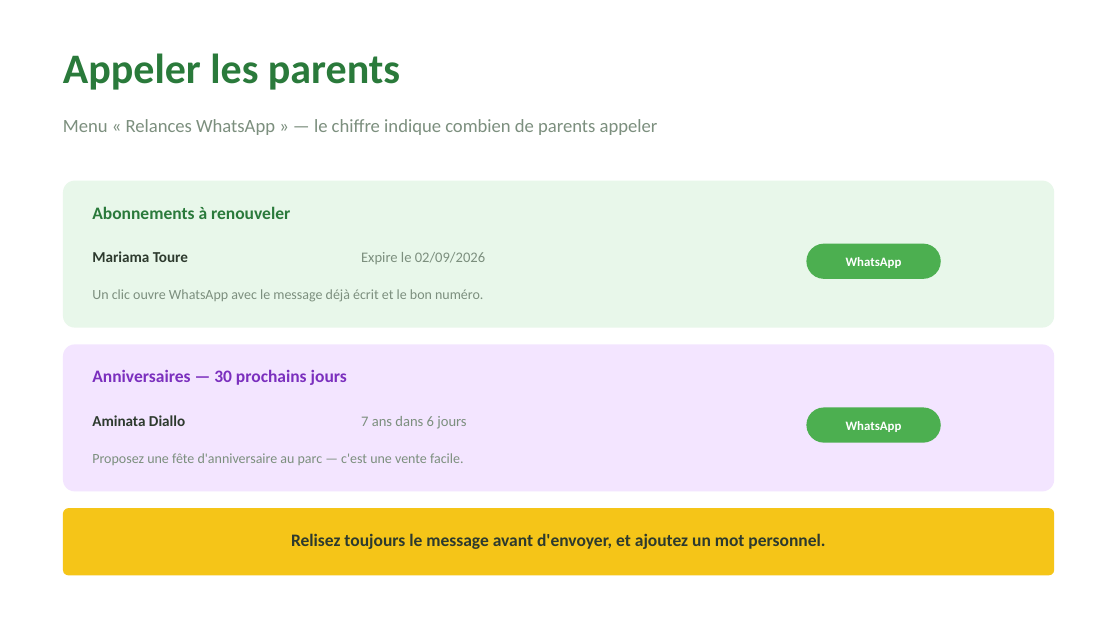
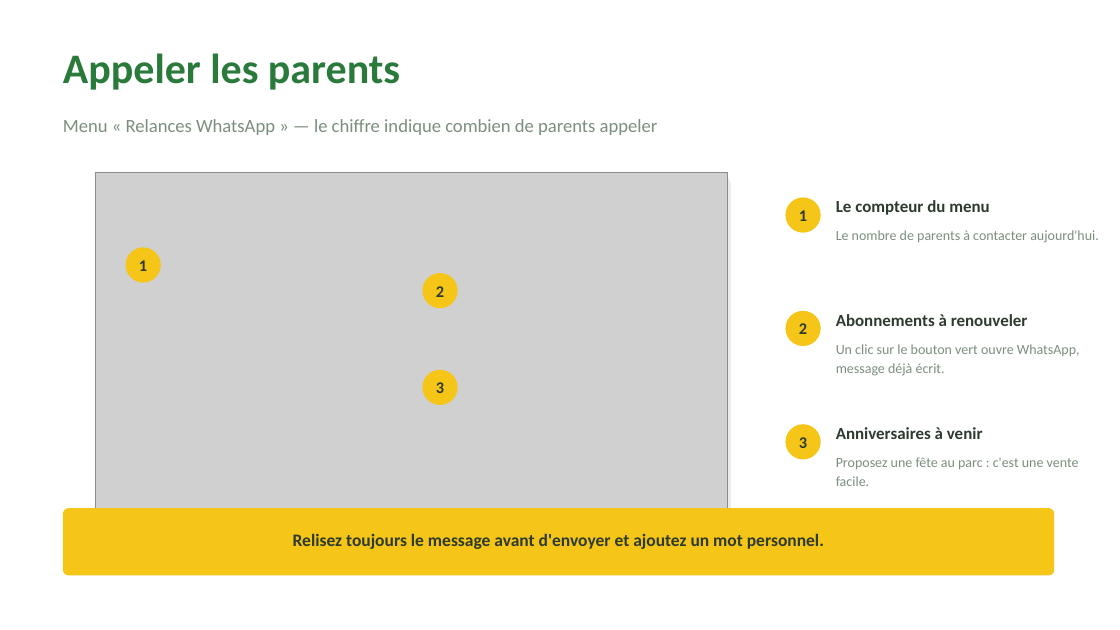
Before and after one commit to dmacky410-spec/didikidsparc-abonnement, a slide deck: slide 15 of formation/Didikids_Parc_Guide_Agent.pptx. Drawn at 1120x630 pixels with LibreOffice and Linux fonts; fonts in the diff are those of the drawing; grey boxes stand for pictures. Boxes give left, top, right and bottom in pixels: in the first picture for what was removed or moved away, otherwise in the second. Text is boxed around its words. In the diff, an @@ line names an element or a change of style, - is before the commit and + after.

```diff
--- a/formation/Didikids_Parc_Guide_Agent.pptx
+++ b/formation/Didikids_Parc_Guide_Agent.pptx
@@ picture added at [96,172,728,567] @@
@@ rounded rectangle added at [99,176,731,571], fill #E6EEE7 @@
@@ rounded rectangle removed at [63,181,1054,328] @@
@@ ellipse added at [786,197,821,233], fill #F5C518, 14 pt, text #2D3A2E, bold @@
+1
@@ text added at [836,200,989,215], 14.5 pt, text #2D3A2E, bold @@
+Le compteur du menu
@@ text added at [836,230,1099,243], 12 pt, text #7C8F7E @@
+Le nombre de parents à contacter aujourd'hui.
@@ text removed at [92,251,188,262] @@
-Mariama Toure
@@ ellipse added at [125,247,160,282], fill #F5C518, 14 pt, text #2D3A2E, bold @@
+1
@@ text removed at [361,252,485,264] @@
-Expire le 02/09/2026
@@ rounded rectangle removed at [807,244,941,279] @@
-WhatsApp
@@ ellipse added at [423,273,458,308], fill #F5C518, 14 pt, text #2D3A2E, bold @@
+2
@@ ellipse added at [786,311,821,346], fill #F5C518, 14 pt, text #2D3A2E, bold @@
+2
@@ text "Abonnements à renouveler": place and size @@
-text "Abonnements à renouveler" at [92,206,290,219]
+text "Abonnements à renouveler" at [836,314,1028,326]
@@ text "Abonnements à renouveler" at [836,314,1028,326]: size 15 to 14.5 pt, text colour #2A7A3B to #2D3A2E @@
@@ rounded rectangle removed at [63,344,1054,492] @@
@@ text at [836,344,1080,376]: text changed @@
-Un clic ouvre WhatsApp avec le message déjà écrit et le bon numéro.
+Un clic sur le bouton vert ouvre WhatsApp, message déjà écrit.
@@ text removed at [92,369,347,385] @@
-Anniversaires — 30 prochains jours
@@ ellipse added at [423,370,458,405], fill #F5C518, 14 pt, text #2D3A2E, bold @@
+3
@@ text removed at [92,415,185,426] @@
-Aminata Diallo
@@ text removed at [361,416,466,429] @@
-7 ans dans 6 jours
@@ rounded rectangle removed at [807,408,941,443] @@
-WhatsApp
@@ ellipse added at [786,424,821,460], fill #F5C518, 14 pt, text #2D3A2E, bold @@
+3
@@ text added at [836,427,983,439], 14.5 pt, text #2D3A2E, bold @@
+Anniversaires à venir
@@ text at [836,457,1079,486]: text changed @@
-Proposez une fête d'anniversaire au parc — c'est une vente facile.
+Proposez une fête au parc : c'est une vente facile.
@@ text at [293,533,824,549]: text changed @@
-Relisez toujours le message avant d'envoyer, et ajoutez un mot personnel.
+Relisez toujours le message avant d'envoyer et ajoutez un mot personnel.
```
Also in this commit, not shown: 9 other slides changed, 17 other files.
